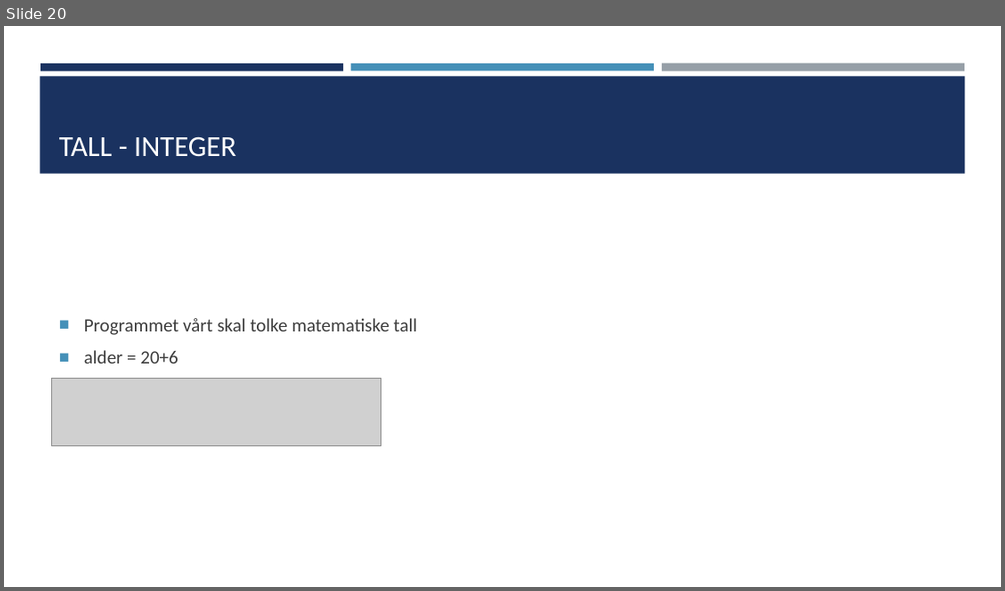
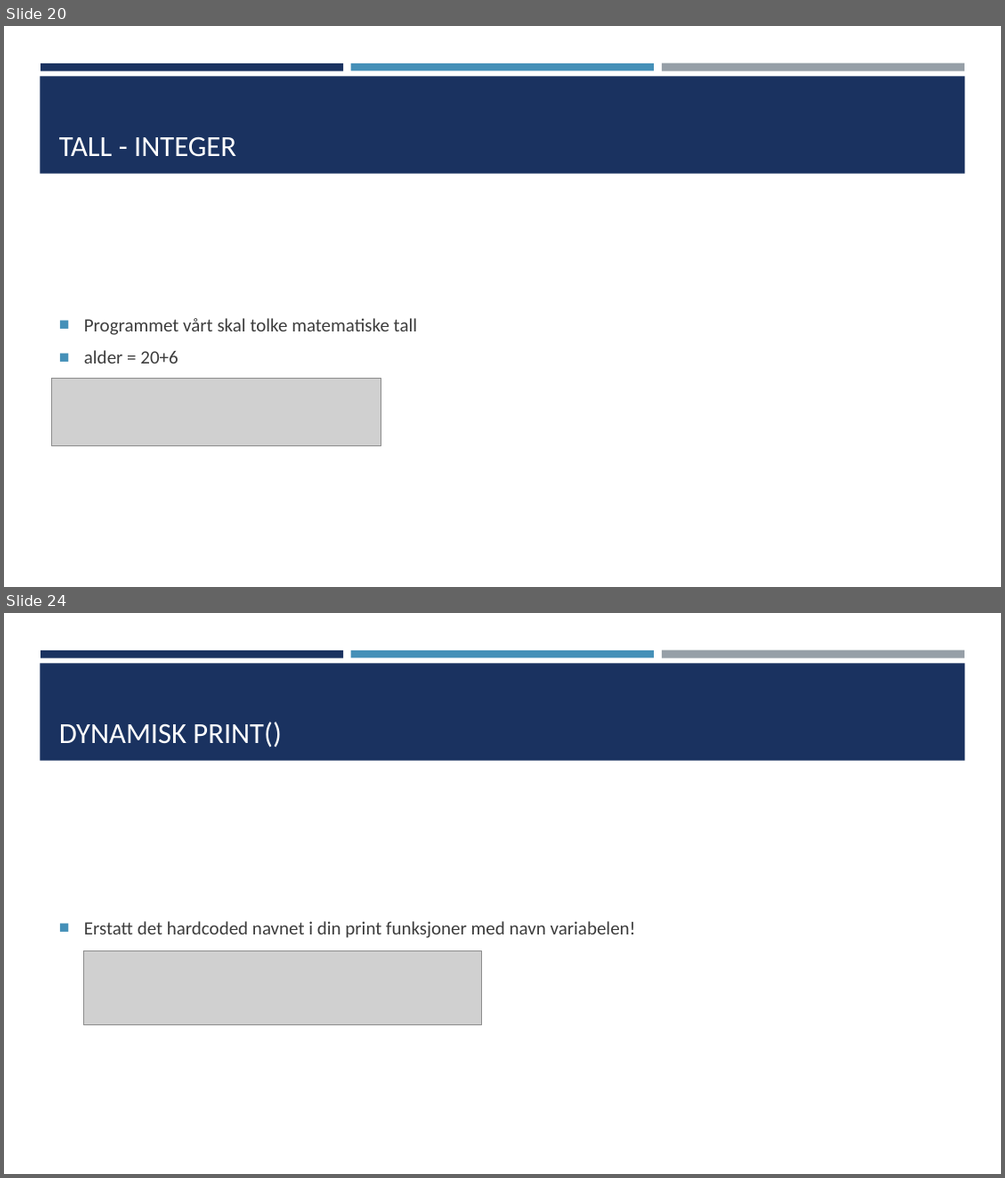
Before and after one commit to TheCodeAddiction/Learn-Python-Workshop, a slide deck: koding workshop powerpoint.pptx. Shown one above the other, each under a label of ours: slide 20 before the commit, slides 20 and 24 after it; the slides between them are not shown. The pictures are 1005x591 and 1005x1178 pixels, drawn with LibreOffice and Linux fonts; fonts in the diff are those of the drawing; grey boxes stand for pictures. Boxes give left, top, right and bottom in pixels: in the first picture for what was removed or moved away, otherwise in the second. Text is boxed around its words. In the diff, an @@ line names an element or a change of style, - is before the commit and + after.

Commit message:
Added Control logic and dynmic printing with vars. Also updated a lot of the task to fit the flow better.

```diff
--- a/koding workshop powerpoint.pptx
+++ b/koding workshop powerpoint.pptx
@@ slide 24 added at [4, 613, 1001, 1174], background #FFFFFF; not listed: 4 template elements that a slide beside it also shows @@
@@ title added at [59, 722, 282, 747], 28 pt, text #FFFFFF @@
+DYNAMISK PRINT()
@@ text added at [84, 921, 636, 938], 18 pt, text #3D3D3D @@
+■ Erstatt det hardcoded navnet i din print funksjoner med navn variabelen!
@@ picture added at [84, 951, 481, 1025] @@
```
Also in this commit, not shown: 1 slide changed, 10 other slides added, 6 other files.
